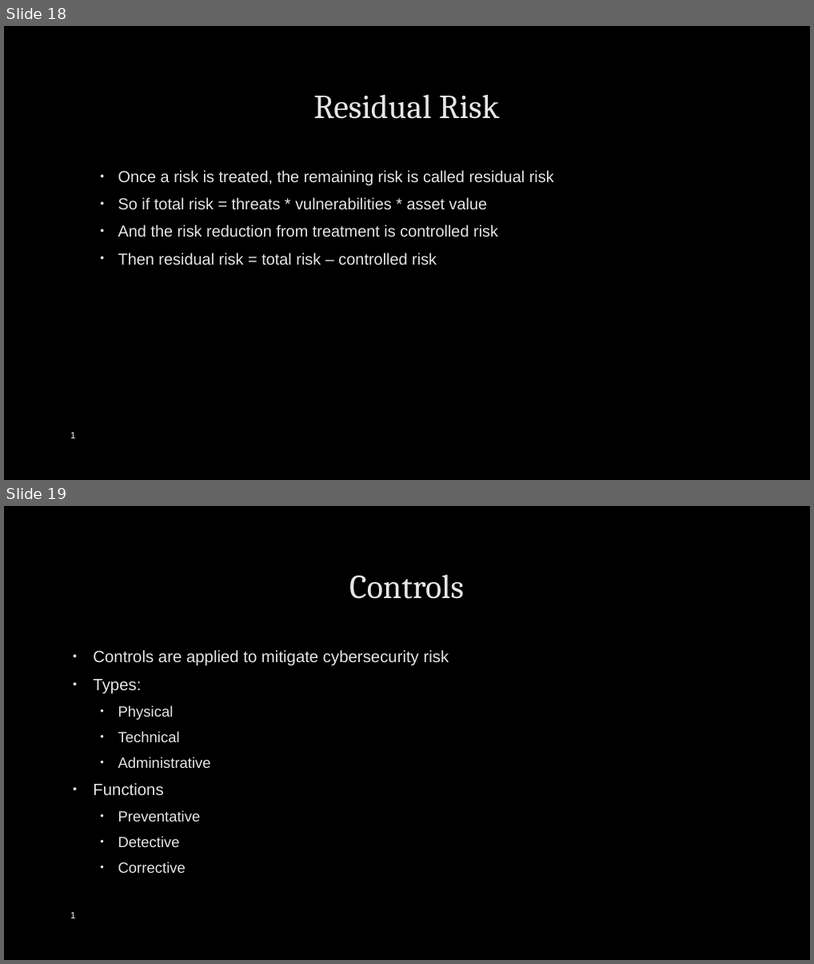
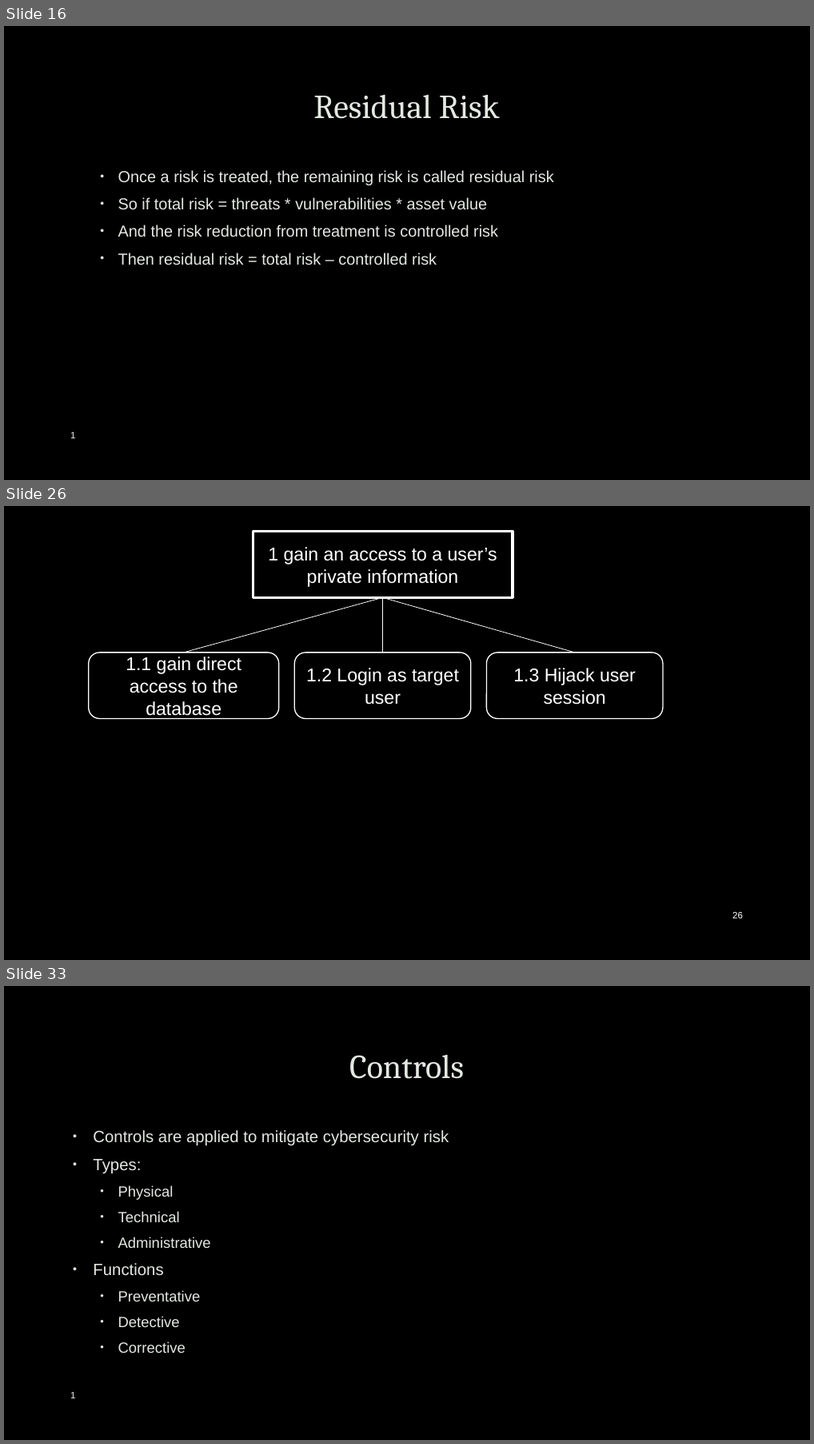
Before and after one commit to robert-mcknight/citx1003, a slide deck: cits1003-lecture_slides/CITS1003-7 Security Management.pptx. Shown one above the other, each under a label of ours: slides 18 and 19 before the commit, slides 16, 26 and 33 after it; the slides between them are not shown. The pictures are 814x964 and 814x1444 pixels, drawn with LibreOffice and Linux fonts; fonts in the diff are those of the drawing; background and template pictures are left out. Boxes give left, top, right and bottom in pixels: in the first picture for what was removed or moved away, otherwise in the second. Text is boxed around its words. In the diff, an @@ line names an element or a change of style, - is before the commit and + after.

```diff
--- a/cits1003-lecture_slides/CITS1003-7 Security Management.pptx
+++ b/cits1003-lecture_slides/CITS1003-7 Security Management.pptx
@@ slide 26 added at (4,506,810,960), background picture (left out) @@
@@ rectangle added at (254,532,514,597), fill #000000, outline #FFFFFF 3 pt, 22 pt, text #FFFFFF @@
+1 gain an access to a user’s private information
@@ line added from (382, 597) to (184, 652), #FFFFFF 0.75 pt @@
@@ line added from (382, 597) to (382, 652), #FFFFFF 0.75 pt @@
@@ line added from (382, 597) to (575, 652), #FFFFFF 0.75 pt @@
@@ rounded rectangle added at (89,652,279,718), fill #000000, outline #FFFFFF 1.25 pt, 22 pt, text #FFFFFF @@
+1.1 gain direct access to the database
@@ rounded rectangle added at (295,652,472,718), fill #000000, outline #FFFFFF 1.25 pt, 22 pt, text #FFFFFF @@
+1.2 Login as target user
@@ rounded rectangle added at (486,652,663,718), fill #000000, outline #FFFFFF 1.25 pt, 22 pt, text #FFFFFF @@
+1.3 Hijack user session
@@ page number added at (733,912,743,918), 11 pt, text #FFFFFF @@
+26
@@ what was slide 18 is now slide 16 @@
@@ what was slide 19 is now slide 33 @@
```
Also in this commit, not shown: 1 slide changed, 15 other slides added, 2 slides removed, 3 other files.
